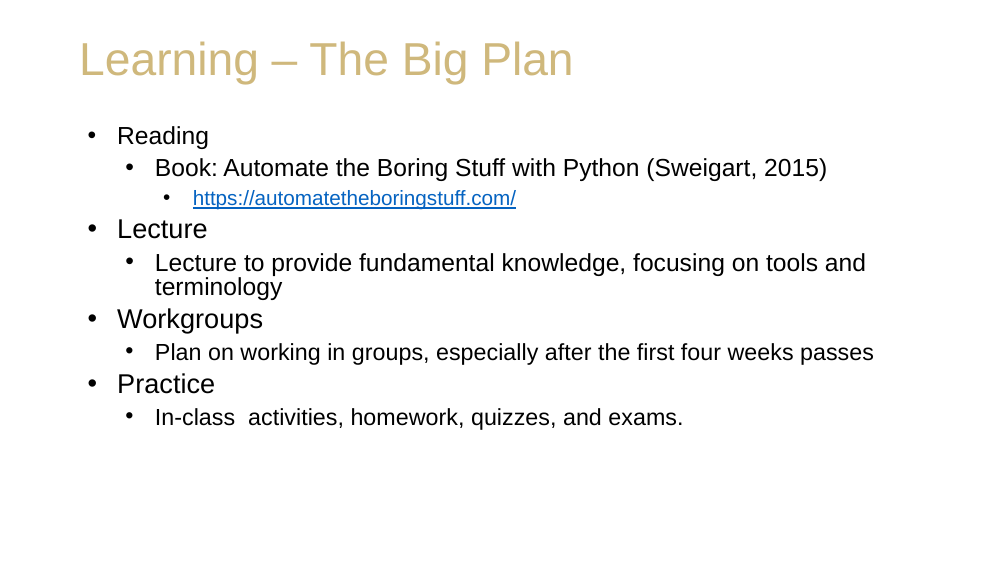
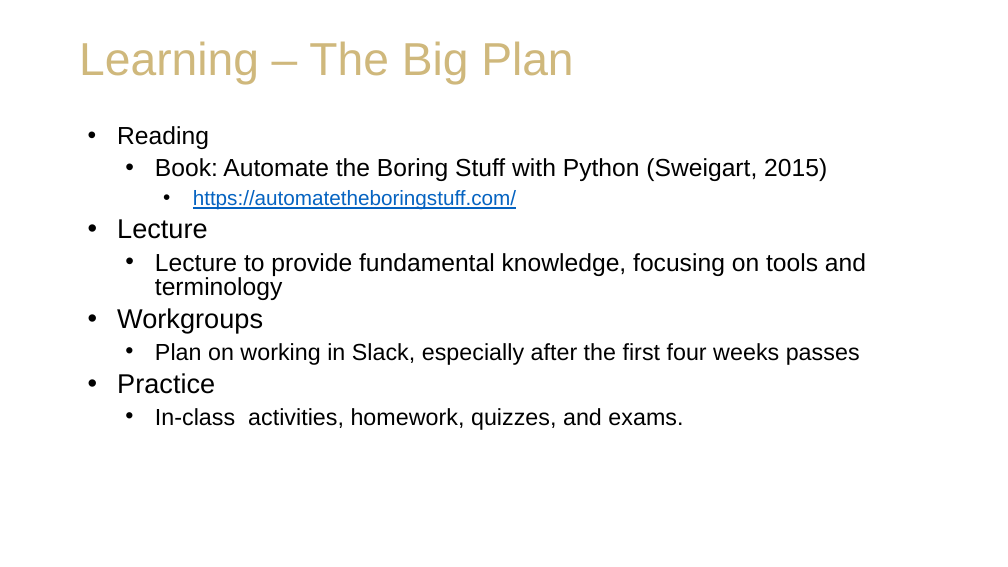
Before and after one commit to staylorx/cu-leeds-baim3220, a slide deck: slide 3 of Week 1/BAIM 3220_ Introductions and Course Expectations.pptx. Drawn at 1008x567 pixels with LibreOffice and Linux fonts; fonts in the diff are those of the drawing; background and template pictures are left out. Boxes give left, top, right and bottom in pixels: in the first picture for what was removed or moved away, otherwise in the second. Text is boxed around its words. In the diff, an @@ line names an element or a change of style, - is before the commit and + after.

```diff
--- a/Week 1/BAIM 3220_ Introductions and Course Expectations.pptx
+++ b/Week 1/BAIM 3220_ Introductions and Course Expectations.pptx
@@ text at [155, 343, 860, 365]: text changed @@
-  • Plan on working in groups, especially after the first four weeks passes
+  • Plan on working in Slack, especially after the first four weeks passes
```
Also in this commit, not shown: 7 other slides changed, 5 other files.
